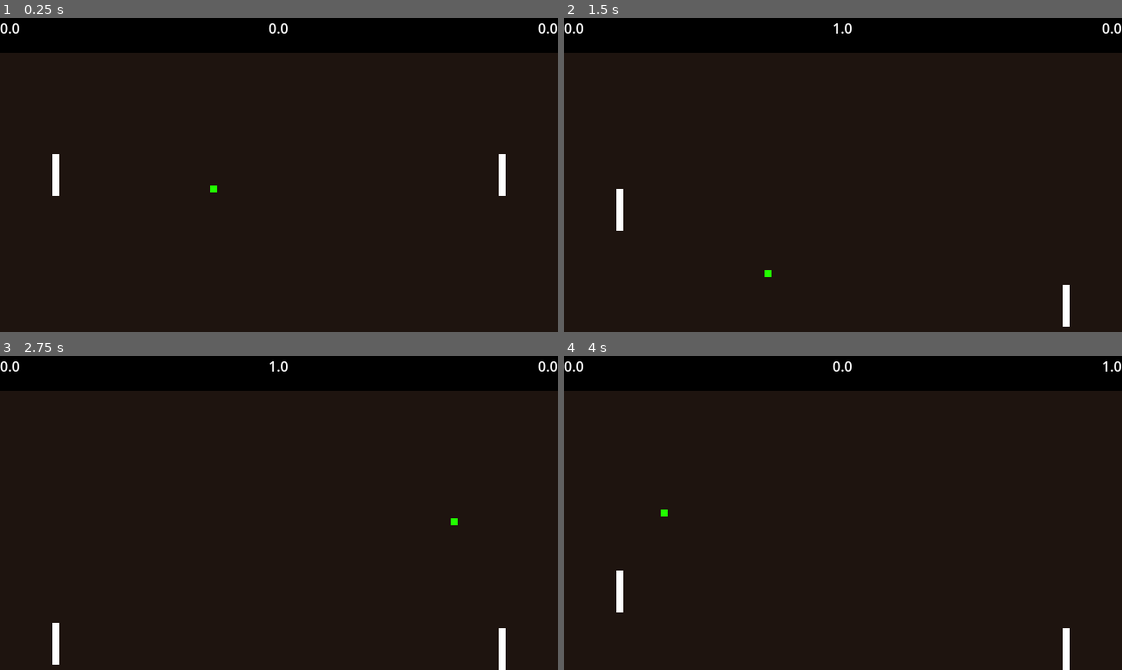
Above: before the commit, frames 1-4 (two rows, left to right).
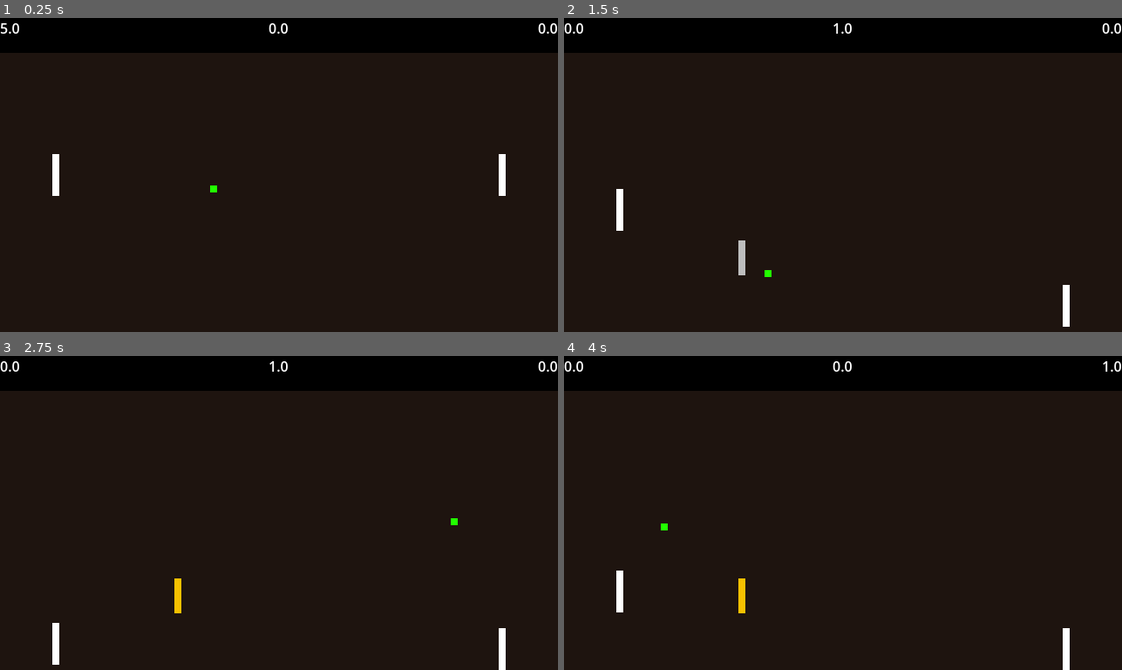
Above: after the commit, the same moments.

Repository: marcus-recto/burger-pong
Game: Godot game, scene res://main.tscn
Same seed, same stepped clock (60 frames per second), same inputs: the game is played once before the commit and once after it. The project has no main scene, so this scene is started directly.
Inputs:
- Up to frame 1 (0.25 s): no input
- Up to frame 2 (1.5 s): tap Enter at 0.5 s; hold L (right_move_down) 0.53-1.28 s; tap K (burger_request) at 0.6 s; hold S (left_move_down) from 1.28 s (still down); tap D (fry_request) at 1.35 s
- Up to frame 3 (2.75 s): release S (left_move_down) at 2.03 s; hold L (right_move_down) from 2.03 s (still down); tap K (burger_request) at 2.1 s
- Up to frame 4 (4 s): tap Space at 2.75 s; release L (right_move_down) at 2.78 s; hold W (left_move_up) 2.78-3.53 s; tap D (fry_request) at 2.85 s; hold S (left_move_down) from 3.53 s (still down); tap K (burger_request) at 3.6 s

The runs differ from the first frame. In frame 1, less than 0.1% of the frame differs, in the area x 0-2%, y 1-5%; in frame 2, 0.1%; in frame 3, 0.1%; in frame 4, 0.2%, in the area x 17-33%, y 48-82%.
Error in both runs: Invalid operands 'float' and 'Nil' in operator '>='. (res://src/powerup.gd:21)

Commit message:
fixed wall/fry collisions

Diff:
--- a/main.tscn
+++ b/main.tscn
@@ -173,9 +173,15 @@
 fry_scene = ExtResource("10_4c57u")
 
 [connection signal="area_entered" from="LeftPaddle" to="LeftPaddle" method="_on_area_entered"]
+[connection signal="bumped" from="LeftPaddle" to="Floor" method="adjust_ball"]
+[connection signal="bumped" from="LeftPaddle" to="Ceiling" method="adjust_ball"]
 [connection signal="area_entered" from="RightPaddle" to="RightPaddle" method="_on_area_entered"]
+[connection signal="bumped" from="RightPaddle" to="Floor" method="adjust_ball"]
+[connection signal="bumped" from="RightPaddle" to="Ceiling" method="adjust_ball"]
 [connection signal="area_entered" from="Floor" to="Floor" method="_on_area_entered"]
+[connection signal="area_exited" from="Floor" to="Floor" method="_on_area_exited"]
 [connection signal="area_entered" from="Ceiling" to="Ceiling" method="_on_area_entered"]
+[connection signal="area_exited" from="Ceiling" to="Ceiling" method="_on_area_exited"]
 [connection signal="area_entered" from="LeftWall" to="LeftWall" method="_on_area_entered"]
 [connection signal="area_entered" from="RightWall" to="RightWall" method="_on_area_entered"]
 [connection signal="area_entered" from="Ball" to="Ball" method="_on_area_entered"]
--- a/src/ball.gd
+++ b/src/ball.gd
@@ -19,7 +19,7 @@
 	$ResetTimer.start()
 
 func reset():
-	position = Vector2(320, 180)
+	position = Vector2(320, 196)
 	direction = Vector2(-1,0)
 
 func _on_reset_timer_timeout() -> void:
--- a/src/floor_ceiling.gd
+++ b/src/floor_ceiling.gd
@@ -1,15 +1,37 @@
-extends Area2D
+class_name FloorCeiling extends Area2D
 
 var ball_y
+var _inside:bool = false
+var data:PlayerData
+
+#var fry_timer #delete
 
 # Called when the node enters the scene tree for the first time
 func _ready() -> void:
-	# changed to prevent merging through wall
+	data = load("res://player_data.tres")
 	if name == "Ceiling":
 		ball_y = 1
+		data.ceiling_path = get_path()
 	else:
 		ball_y = -1
+		data.floor_path = get_path()
+
+	#fry_timer = get_node("../FryTimer")# delete
+
 
 func _on_area_entered(area: Area2D) -> void:
 	if area.name == "Ball":
+		_inside = true
 		area.direction.y = ball_y
+		#if data.fry_money >= 5:
+			#fry_timer.ball_position_request.emit()
+			#fry_timer.make_fry()
+			#data.fry_money -= 5
+
+func adjust_ball(ball:Ball):
+	if _inside:
+		ball.direction.y = ball_y
+
+
+func _on_area_exited(_area: Area2D) -> void:
+	_inside = false
--- a/src/fry.gd
+++ b/src/fry.gd
@@ -1,6 +1,7 @@
 extends Area2D
 
 var hits
+signal bumped(ball:Ball)
 
 var data:PlayerData
 # Called when the node enters the scene tree for the first time.
@@ -9,6 +10,10 @@
 	hits = data.fry_health
 	$ColorRect.color = Color("Gray")
 	$Timer.start()
+	var floor_node: FloorCeiling = get_node(data.floor_path)
+	var ceiling_node: FloorCeiling = get_node(data.ceiling_path)
+	bumped.connect(floor_node.adjust_ball)
+	bumped.connect(ceiling_node.adjust_ball)
 
 
 # Called every frame. 'delta' is the elapsed time since the previous frame.
@@ -27,5 +32,6 @@
 		area.direction = Vector2(-area.direction.x, 1)
 		hits -= 1
 		data.money += 0.5
+		bumped.emit(area)
 		if hits <= 0:
 			queue_free()
--- a/src/paddle.gd
+++ b/src/paddle.gd
@@ -1,5 +1,5 @@
 extends Area2D
-
+signal bumped(ball:Ball)
 var _up
 var _down
 var ball_x
@@ -34,7 +34,7 @@
 		var ball_y = (area.position.y - position.y) / (24 + area.get_radius())
 		area.direction = Vector2(ball_x, ball_y)
 		data.money += 1
-
+		bumped.emit(area)
 
 func _on_reset_timer_timeout() -> void:
 	pass # Replace with function body.
--- a/src/player_data.gd
+++ b/src/player_data.gd
@@ -1,7 +1,7 @@
 class_name PlayerData extends Resource
 
 @export var money: float = 0
-@export var fry_money: float = 0
+@export var fry_money: float = 5
 @export var burger_money: float = 0
 var powerup_position: Vector2
 
@@ -9,6 +9,9 @@
 var min_fry_x: float
 var fry_health: int = 10
 var fry_price: float = 5
+
+var floor_path
+var ceiling_path
 
 func get_fry_money() -> float:
 	return fry_money
